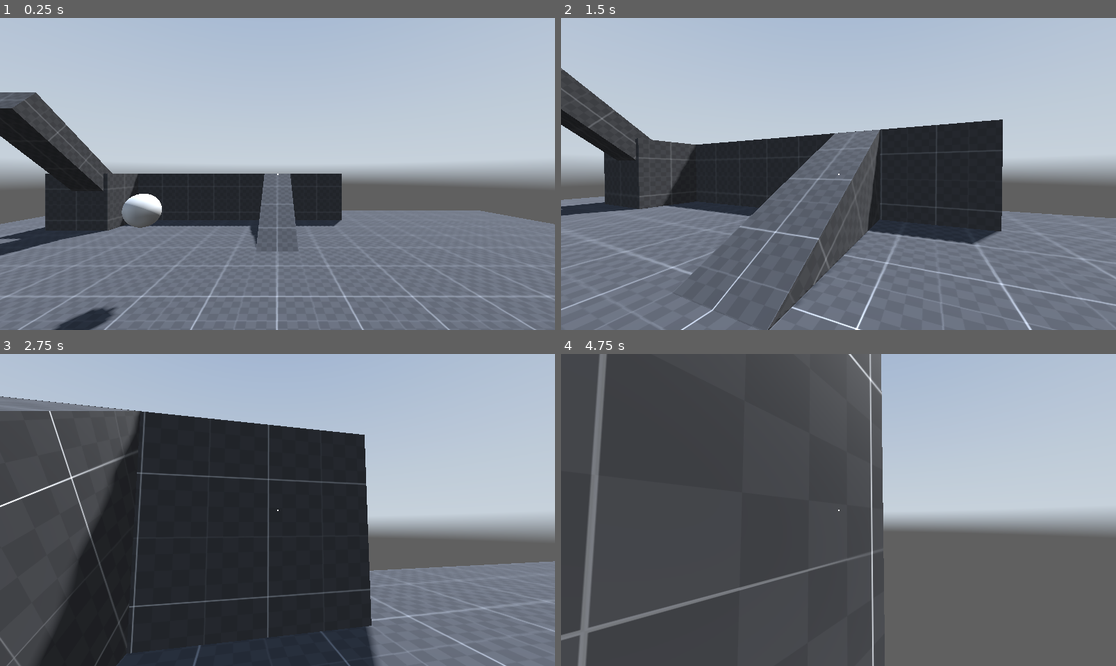
Above: before the commit, frames 1-4 (two rows, left to right).
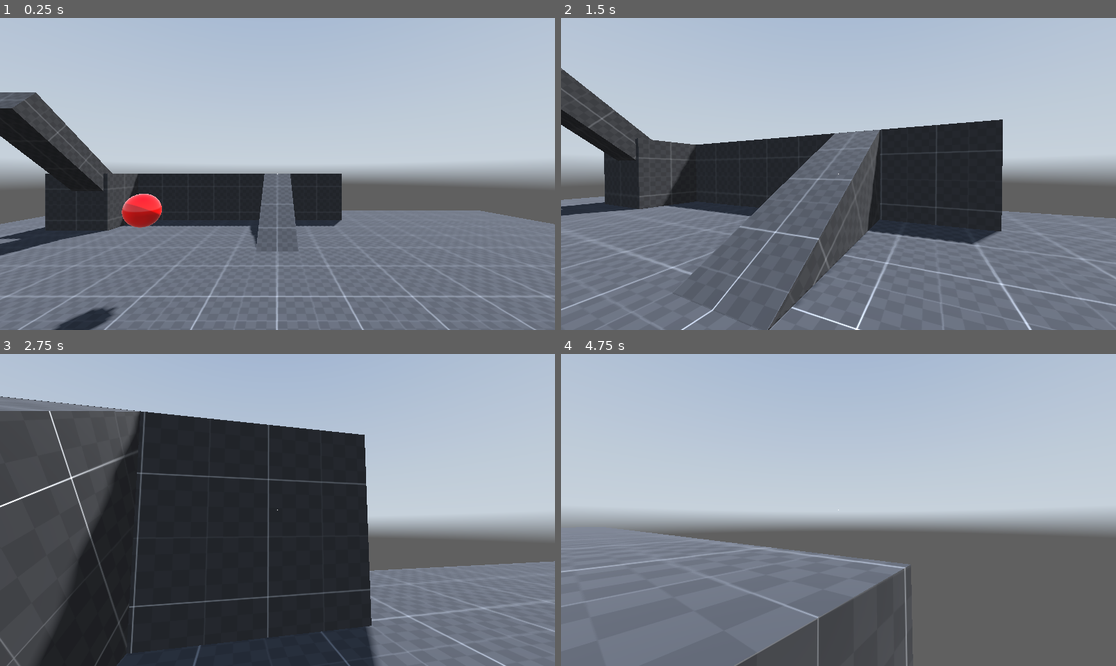
Above: after the commit, the same moments.

Repository: Silicontent/3d_movement_godot
Game: Godot game, scene res://scenes/world.tscn
The game is run twice, just before and just after one commit, with the same random seed, the same clock (stepped at 60 frames per second) and the same inputs. A sky picture missing from this copy of the repository is replaced by a grey-blue gradient.
Inputs (mouse positions are in pixels of both pictures, inside the frame that each line leads up to):
- Up to frame 1 (0.25 s): no input
- Up to frame 2 (1.5 s): move the mouse to (866, 174) at 0.52 s; hold W (forward) from 0.53 s (still down); tap Space (dbg_jump, bound only after the commit) at 0.6, 0.77, 1.07 s; move the mouse to (810, 174) at 1.27 s; tap C (crouch) at 1.35 s
- Up to frame 3 (2.75 s): keep holding W (forward); tap Space (dbg_jump, bound only after the commit) at 1.52, 1.55, 1.82, 2.1 s; move the mouse to (288, 503) at 2.02 s
- Up to frame 4 (4.75 s): keep holding W (forward); move the mouse to (832, 516) at 2.77 s; tap C (crouch) at 2.85, 4.35 s; tap Space (dbg_jump, bound only after the commit) at 3.02, 3.05, 3.32, 3.6, 3.77, 4.07, 4.52, 4.55 s; move the mouse to (877, 513) at 3.52 s; move the mouse to (794, 506) at 4.27 s

The runs differ from the first frame. In frame 1, 0.6% of the frame differs, in the area x 21-51%, y 49-68%; in frame 2, less than 0.1%; in frame 3, 0.2%; in frame 4, 54%, in the area x 0-63%, y 0-100%.

Commit message:
Updated test reticle and TestBall
made TestBall reflective and red; added circle that appears around reticle when looking at an object; added (debug) jumping because I was bored

Diff:
--- a/project.godot
+++ b/project.godot
@@ -47,11 +47,6 @@
 "events": [Object(InputEventKey,"resource_local_to_scene":false,"resource_name":"","device":-1,"window_id":0,"alt_press …(192 unchanged characters)…
 ]
 }
-jump={
-"deadzone": 0.5,
-"events": [Object(InputEventKey,"resource_local_to_scene":false,"resource_name":"","device":-1,"window_id":0,"alt_pressed":false,"shift_pressed":false,"ctrl_pressed":false,"meta_pressed":false,"pressed":false,"keycode":0,"physical_keycode":32,"key_label":0,"unicode":32,"location":0,"echo":false,"script":null)
-]
-}
 crouch={
 "deadzone": 0.5,
 "events": [Object(InputEventKey,"resource_local_to_scene":false,"resource_name":"","device":-1,"window_id":0,"alt_press …(191 unchanged characters)…
@@ -67,6 +62,11 @@
 "events": [Object(InputEventKey,"resource_local_to_scene":false,"resource_name":"","device":-1,"window_id":0,"alt_press …(195 unchanged characters)…
 ]
 }
+dbg_jump={
+"deadzone": 0.2,
+"events": [Object(InputEventKey,"resource_local_to_scene":false,"resource_name":"","device":-1,"window_id":0,"alt_pressed":false,"shift_pressed":false,"ctrl_pressed":false,"meta_pressed":false,"pressed":false,"keycode":0,"physical_keycode":32,"key_label":0,"unicode":32,"location":0,"echo":false,"script":null)
+]
+}
 
 [layer_names]
 
--- a/scenes/player.tscn
+++ b/scenes/player.tscn
@@ -23,6 +23,10 @@
 [node name="Camera3D" type="Camera3D" parent="Head"]
 transform = Transform3D(1, 0, 0, 0, 1, 0, 0, 0, 1, 0.00708365, 0.00974345, 0.00453043)
 
+[node name="ReachRay" type="RayCast3D" parent="Head"]
+target_position = Vector3(0, 0, -3.5)
+collision_mask = 4
+
 [node name="RoofRay" type="RayCast3D" parent="."]
 transform = Transform3D(1, 0, 0, 0, 1, 0, 0, 0, 1, 0, 1, 0)
 target_position = Vector3(0, 1, 0)
--- a/scenes/world.tscn
+++ b/scenes/world.tscn
@@ -9,7 +9,12 @@
 
 [sub_resource type="PhysicsMaterial" id="PhysicsMaterial_71j4m"]
 
+[sub_resource type="StandardMaterial3D" id="StandardMaterial3D_qfnet"]
+albedo_color = Color(1, 0, 0, 1)
+roughness = 0.0
+
 [sub_resource type="SphereMesh" id="SphereMesh_71j4m"]
+material = SubResource("StandardMaterial3D_qfnet")
 radius = 0.25
 height = 0.5
 
@@ -30,6 +35,26 @@
 [sub_resource type="BoxShape3D" id="BoxShape3D_qfnet"]
 size = Vector3(100, 0.5, 100)
 
+[sub_resource type="StyleBoxFlat" id="StyleBoxFlat_i7141"]
+bg_color = Color(1, 1, 1, 1)
+border_color = Color(1, 1, 1, 1)
+corner_radius_top_left = 10
+corner_radius_top_right = 10
+corner_radius_bottom_right = 10
+corner_radius_bottom_left = 10
+
+[sub_resource type="StyleBoxFlat" id="StyleBoxFlat_qfnet"]
+draw_center = false
+border_width_left = 2
+border_width_top = 2
+border_width_right = 2
+border_width_bottom = 2
+border_color = Color(1, 1, 1, 1)
+corner_radius_top_left = 30
+corner_radius_top_right = 30
+corner_radius_bottom_right = 30
+corner_radius_bottom_left = 30
+
 [node name="World" type="Node3D"]
 
 [node name="Stage" type="Node3D" parent="."]
@@ -120,6 +145,30 @@
 collision_layer = 2
 collision_mask = 5
 size = Vector3(1, 0.654908, 3.78027)
+material = ExtResource("1_71j4m")
+
+[node name="CSGBox3D12" type="CSGBox3D" parent="Stage"]
+transform = Transform3D(1, 0, 0, 0, 1, 0, 0, 0, 1, 3.66475, 0.760284, 3)
+use_collision = true
+collision_layer = 2
+collision_mask = 5
+size = Vector3(0.157227, 2.52057, 1)
+material = ExtResource("1_71j4m")
+
+[node name="CSGBox3D13" type="CSGBox3D" parent="Stage"]
+transform = Transform3D(1, 0, 0, 0, 1, 0, 0, 0, 1, 2.35602, 0.760284, 3)
+use_collision = true
+collision_layer = 2
+collision_mask = 5
+size = Vector3(0.157227, 2.52057, 1)
+material = ExtResource("1_71j4m")
+
+[node name="CSGBox3D14" type="CSGBox3D" parent="Stage"]
+transform = Transform3D(-4.37114e-08, 1, 0, -1, -4.37114e-08, 0, 0, 0, 1, 3.01949, 1.94279, 3)
+use_collision = true
+collision_layer = 2
+collision_mask = 5
+size = Vector3(0.157227, 1.40039, 1.07422)
 material = ExtResource("1_71j4m")
 
 [node name="TestBall" type="RigidBody3D" parent="Stage"]
@@ -154,10 +203,11 @@
 
 [node name="Player" parent="." instance=ExtResource("3_4wyf3")]
 
-[node name="HUD" type="CanvasLayer" parent="."]
+[node name="HUD" type="CanvasLayer" parent="Player" node_paths=PackedStringArray("player")]
 script = ExtResource("4_71j4m")
-
-[node name="Overlay" type="Control" parent="HUD"]
+player = NodePath("..")
+
+[node name="Overlay" type="Control" parent="Player/HUD"]
 layout_mode = 3
 anchors_preset = 15
 anchor_right = 1.0
@@ -166,21 +216,37 @@
 grow_vertical = 2
 mouse_filter = 2
 
-[node name="Reticle" type="ColorRect" parent="HUD/Overlay"]
+[node name="Reticle" type="Panel" parent="Player/HUD/Overlay"]
 layout_mode = 1
 anchors_preset = 8
 anchor_left = 0.5
 anchor_top = 0.5
 anchor_right = 0.5
 anchor_bottom = 0.5
-offset_left = -2.5
-offset_top = -2.5
-offset_right = 2.5
-offset_bottom = 2.5
+offset_left = -2.0
+offset_top = -2.0
+offset_right = 2.0
+offset_bottom = 2.0
 grow_horizontal = 2
 grow_vertical = 2
-
-[node name="Pause" parent="HUD" instance=ExtResource("4_k0juu")]
+theme_override_styles/panel = SubResource("StyleBoxFlat_i7141")
+
+[node name="InteractCircle" type="Panel" parent="Player/HUD/Overlay"]
+layout_mode = 1
+anchors_preset = 8
+anchor_left = 0.5
+anchor_top = 0.5
+anchor_right = 0.5
+anchor_bottom = 0.5
+offset_left = -16.0
+offset_top = -16.0
+offset_right = 16.0
+offset_bottom = 16.0
+grow_horizontal = 2
+grow_vertical = 2
+theme_override_styles/panel = SubResource("StyleBoxFlat_qfnet")
+
+[node name="Pause" parent="Player/HUD" instance=ExtResource("4_k0juu")]
 visible = false
 
 [connection signal="body_entered" from="Environment/VoidArea" to="Environment/VoidArea" method="_on_body_entered"]
--- a/scripts/hud.gd
+++ b/scripts/hud.gd
@@ -1,6 +1,9 @@
 extends CanvasLayer
 
+@export var player: Player
+
 @onready var pause_menu := $Pause
+@onready var interact_circle := $Overlay/InteractCircle
 
 
 func _process(_delta: float) -> void:
@@ -8,3 +11,7 @@
 		pause_menu.show()
 		Input.mouse_mode = Input.MOUSE_MODE_VISIBLE
 		get_tree().paused = true
+
+	# DEBUG: show a circle around the reticle if the player is looking at
+	# and can reach an object
+	interact_circle.visible = player.reach_ray.is_colliding()
--- a/scripts/player/player.gd
+++ b/scripts/player/player.gd
@@ -1,6 +1,7 @@
 # HUGE thanks to https://www.youtube.com/watch?v=xIKErMgJ1Yk
 # for this first-person controller
 
+class_name Player
 extends CharacterBody3D
 
 # head/camera of the player
@@ -13,6 +14,9 @@
 # checks for collisions with the ceiling, used for determining if
 # the player can un-crouch or not
 @onready var roof_ray := $RoofRay
+
+# allows the player to pick up items from a short distance away
+@onready var reach_ray := $Head/ReachRay
 
 #region movement attributes
 const WALKING_SPEED := 5.0
@@ -70,6 +74,9 @@
 	if not is_on_floor():
 		velocity += get_gravity() * delta
 
+	if Input.is_action_just_pressed("dbg_jump") and is_on_floor():
+		velocity.y = 7
+
 	# get input direction and calculate movement direction
 	var input_dir := Input.get_vector("left", "right", "forward", "backward")
 	direction = lerp(
Not shown: 1 places in scenes/world.tscn that only renumber resources
